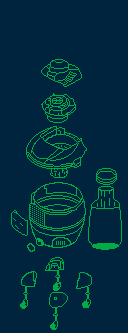
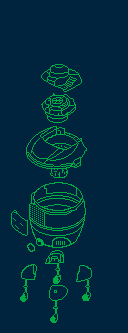
Before/after of a 128 × 333 layered artwork. What changed in the layer stack:
painted on "Forground" over [20, 59, 122, 330]
